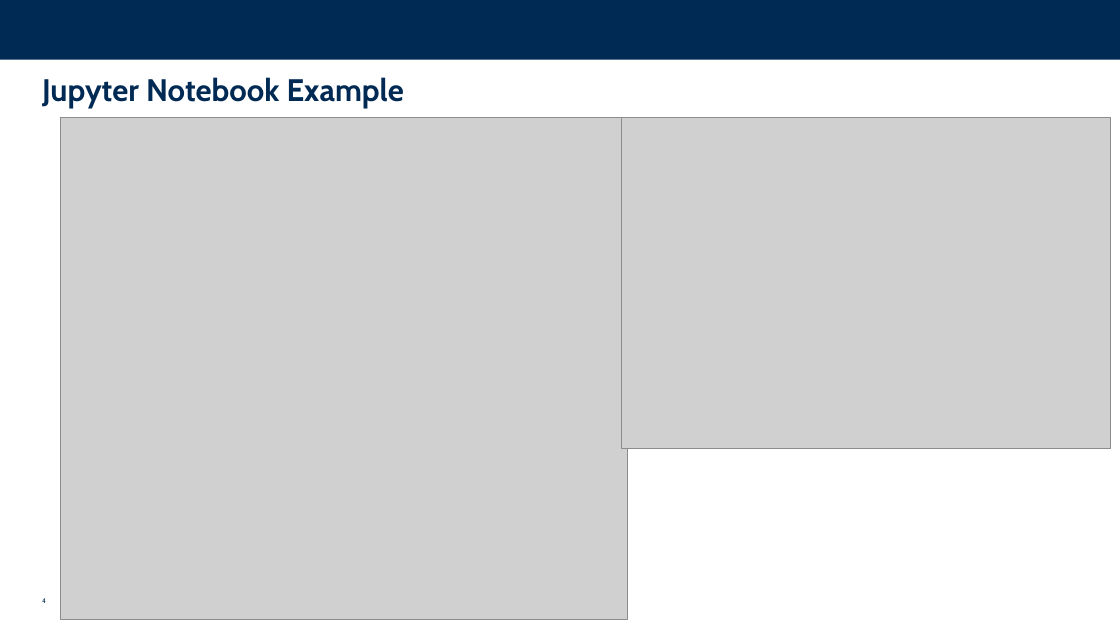
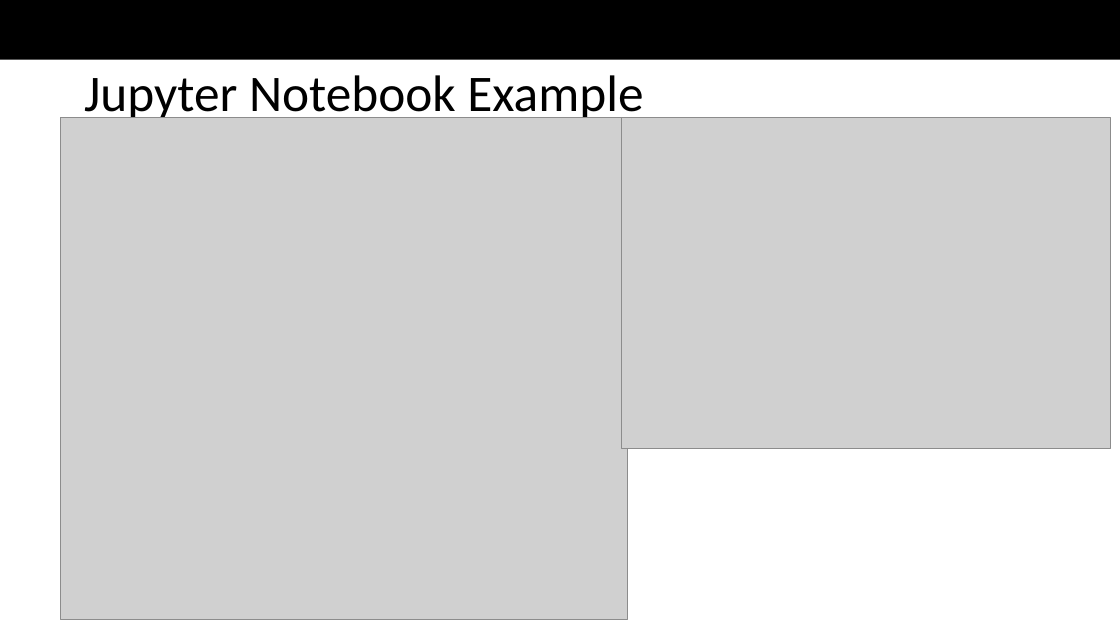
Before and after one commit to Bedrock-py/bedrock-core, a slide deck: slide 6 of docs/QuickStart.pptx (slide 4 before the commit). Drawn at 1120x630 pixels with LibreOffice and Linux fonts; fonts in the diff are those of the drawing; grey boxes stand for pictures; background and template pictures are left out. Boxes give left, top, right and bottom in pixels: in the first picture for what was removed or moved away, otherwise in the second. Text is boxed around its words. In the diff, an @@ line names an element or a change of style, - is before the commit and + after.

```diff
--- a/docs/QuickStart.pptx
+++ b/docs/QuickStart.pptx
@@ rectangle at [0, 0, 1120, 60]: fill #002A54 to #000000 @@
@@ title "Jupyter Notebook Example": place and size @@
-title "Jupyter Notebook Example" at [42, 77, 404, 108]
+title "Jupyter Notebook Example" at [84, 75, 643, 123]
@@ title "Jupyter Notebook Example" at [84, 75, 643, 123]: size 32 to 52.8 pt, font Cabin to Calibri, text colour #002A54 to #000000, bold off; line spacing 1 to 0.9; vertical alignment top to middle @@
@@ page number removed at [42, 598, 46, 603] @@
-4
```
Also in this commit, not shown: 4 other slides changed, 2 slides added.
